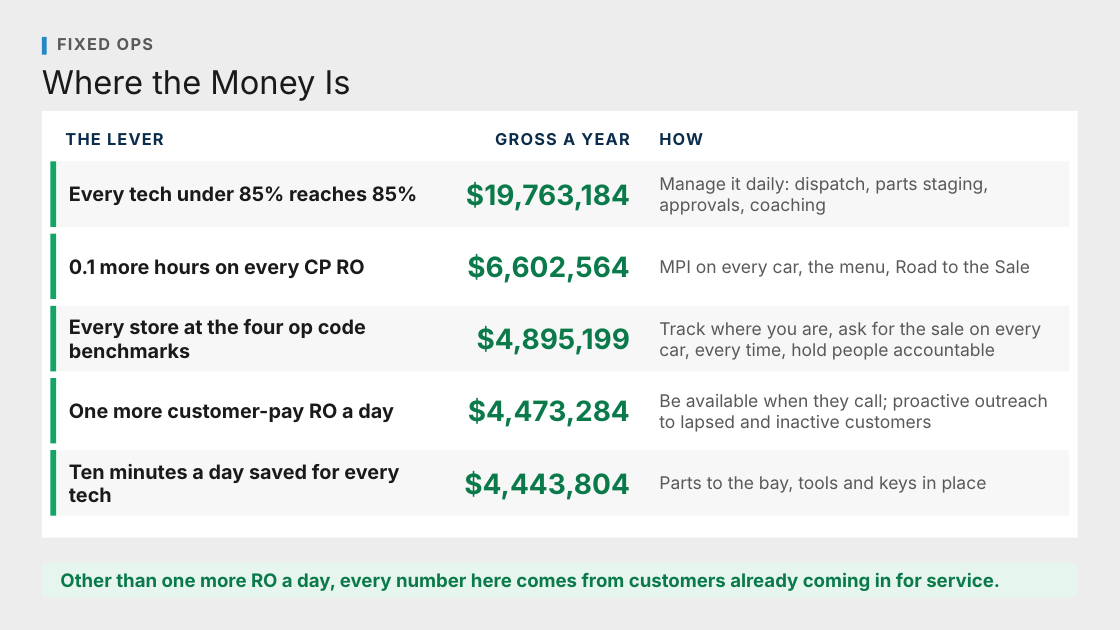
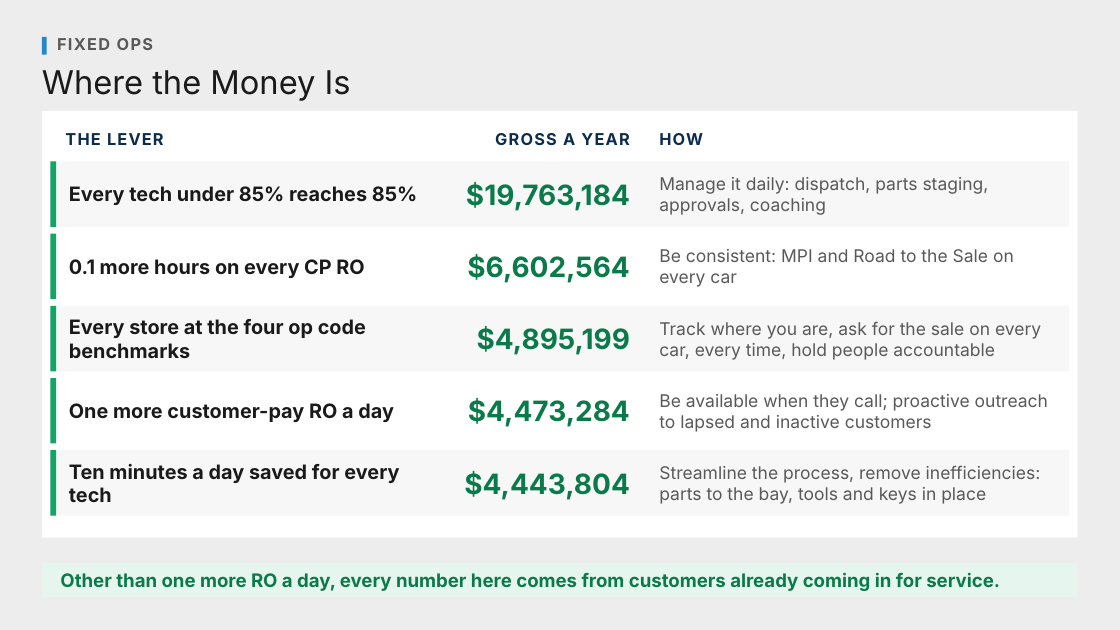
Before and after one commit to Ndresner/Noah, a slide deck: slide 1 of day2-deck/decks/Where the Money Is - Review.pptx. Drawn at 1120x630 pixels with LibreOffice and Linux fonts; fonts in the diff are those of the drawing. Boxes give left, top, right and bottom in pixels: in the first picture for what was removed or moved away, otherwise in the second. Text is boxed around its words. In the diff, an @@ line names an element or a change of style, - is before the commit and + after.

```diff
--- a/day2-deck/decks/Where the Money Is - Review.pptx
+++ b/day2-deck/decks/Where the Money Is - Review.pptx
@@ text at [659, 249, 1014, 287]: text changed @@
-MPI on every car, the menu, Road to the Sale
+Be consistent: MPI and Road to the Sale on every car
@@ text at [659, 465, 1041, 504]: text changed @@
-Parts to the bay, tools and keys in place
+Streamline the process, remove inefficiencies: parts to the bay, tools and keys in place
```
Also in this commit, not shown: 5 other files.
